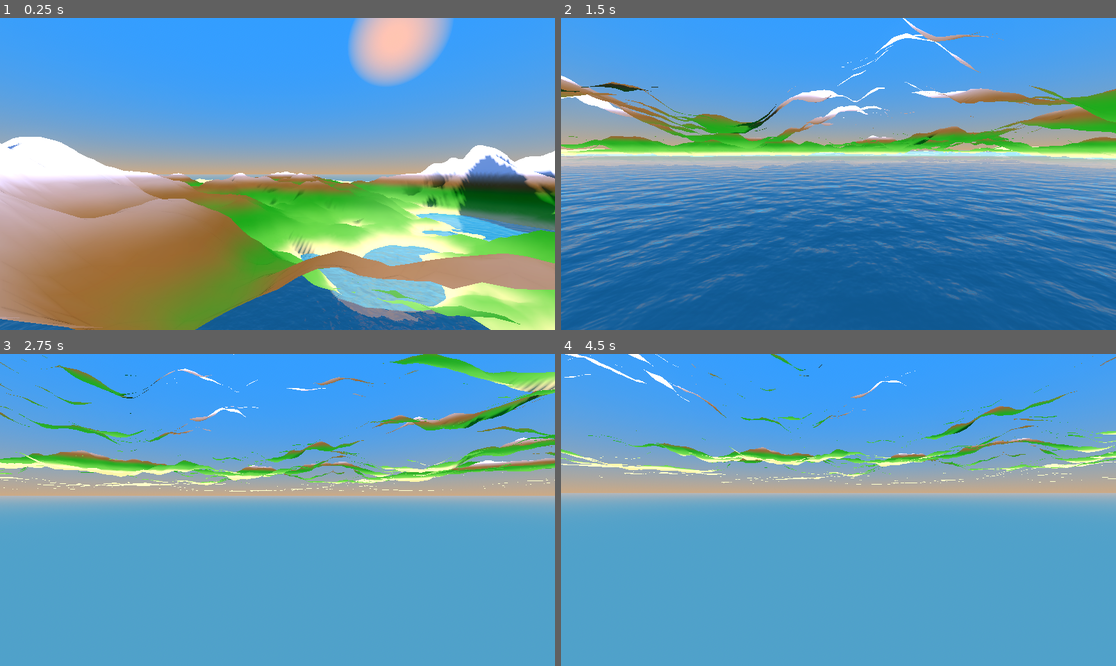
Above: before the commit, frames 1-4 (two rows, left to right).
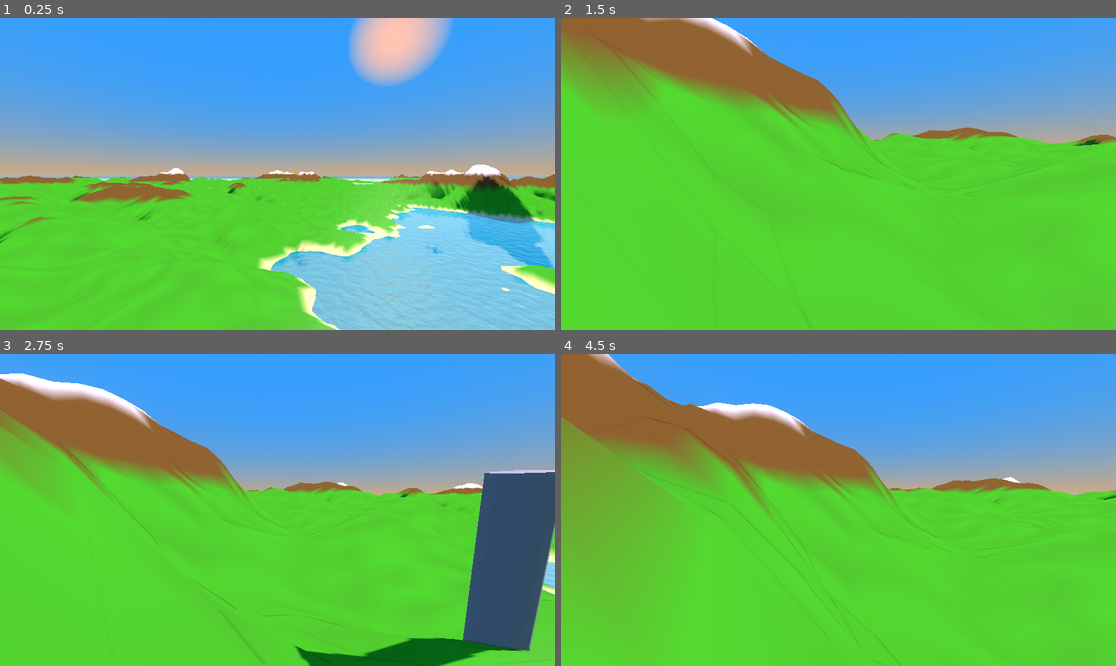
Above: after the commit, the same moments.

Repository: LeonardoLeporati7/Procedural-safari
Game: Godot game, scene res://node_2d.tscn
Same seed, same stepped clock (60 frames per second), same inputs: the game is played once before the commit and once after it.
Inputs (mouse positions are in pixels of both pictures, inside the frame that each line leads up to):
- Up to frame 1 (0.25 s): no input
- Up to frame 2 (1.5 s): tap Enter (ui_accept) at 0.5, 0.77 s; move the mouse to (960, 158) at 0.52 s; hold Right (ui_right) 0.53-1.28 s; hold A (a) 0.53-1.28 s; click (960, 158) at 0.67 s; tap D (d) at 0.8, 1.35 s; move the mouse to (810, 174) at 1.27 s; hold Up (ui_up) from 1.28 s (still down)
- Up to frame 3 (2.75 s): keep holding Up (ui_up); tap Enter (ui_accept) at 1.52 s; tap S (s) at 1.55 s; move the mouse to (288, 503) at 2.02 s; hold S (s) from 2.03 s (still down); tap W (w) at 2.3 s
- Up to frame 4 (4.5 s): keep holding Up (ui_up); move the mouse to (832, 516) at 2.77 s; release S (s) at 2.78 s; tap W (w) at 2.85 s; click (832, 516) at 2.92 s; tap Enter (ui_accept) at 3.02, 3.77 s; tap A (a) at 3.05 s; move the mouse to (877, 513) at 3.52 s; hold A (a) 3.53-4.28 s; tap D (d) at 3.8 s; move the mouse to (794, 506) at 4.27 s; tap Ctrl (ctrl) at 4.35 s

The runs differ from the first frame. In frame 1, 47% of the frame differs, in the area x 0-100%, y 38-100%; in frame 2, 80%, in the area x 0-100%, y 0-100%; in frame 3, 74%; in frame 4, 75%.

Commit message:
Resize water collider; refactor terrain generation
Set water collision shape size in acqua_2.gd to match water extents (Vector3(waterSize, 32, waterSize)).

Refactor mesh_instance_3d.gd: increase default terrain size, tweak noise parameters (mountain_freq, mountain_rarity, ridge_sharpness, macro_strength), simplify get_height math, remove unused noise_texture and COLOR_STOPS, and replace the previous multi-stop color interpolation/texture logic with a simpler height-based color banding plus coastal band. The changes streamline terrain generation, reduce complexity, and adjust visual/scale defaults.

Diff:
--- a/pistolo/acqua_2.gd
+++ b/pistolo/acqua_2.gd
@@ -10,6 +10,7 @@
 	var altezzaRel = (terr.height*(1.4))/8
 
 	self.mesh.size = Vector2(waterSize, waterSize)
+	collShape.shape.size = Vector3(waterSize, 32, waterSize)
 
 
 	print("mia altezza: " , position.y , ", altozza della capo: " , terr.height)
--- a/pistolo/mesh_instance_3d.gd
+++ b/pistolo/mesh_instance_3d.gd
@@ -1,32 +1,20 @@
 extends MeshInstance3D
 
-@export var size             := 700.0
-@export var resolution       := 1000
-@export var height           := 15
-@export var noise_scale      := 0.02
-@export var mountain_height  : float = 90.0
-@export var mountain_freq    : float = 0.003
-@export var mountain_rarity  : float = 3.0
-@export var ridge_sharpness  : float = 1.0
-@export var macro_strength   : float = 20.0
+@export var size            := 1200.0
+@export var resolution      := 1000
+@export var height          := 15
+@export var noise_scale     := 0.02
+@export var mountain_height : float = 90.0
+@export var mountain_freq   : float = 0.01
+@export var mountain_rarity : float = 4.5
+@export var ridge_sharpness : float = 0.8
+@export var macro_strength  : float = 18.0
 
 var noise          := FastNoiseLite.new()
 var noise_macro    := FastNoiseLite.new()
 var noise_mask     := FastNoiseLite.new()
 var noise_mountain := FastNoiseLite.new()
 var noise_detail   := FastNoiseLite.new()
-var noise_texture  := FastNoiseLite.new()
-
-const COLOR_STOPS := [
-	[0.00, Color(0.96, 0.85, 0.52)],
-	[0.09, Color(0.98, 0.91, 0.60)],
-	[0.22, Color(0.42, 0.76, 0.28)],
-	[0.45, Color(0.22, 0.62, 0.18)],
-	[0.65, Color(0.55, 0.42, 0.22)],
-	[0.82, Color(0.68, 0.62, 0.54)],
-	[0.92, Color(0.94, 0.97, 1.00)],
-	[1.00, Color(1.00, 1.00, 1.00)],
-]
 
 
 func _ready() -> void:
@@ -47,31 +35,21 @@
 	noise_detail.seed      = seed_value + 300
 	noise_detail.frequency = 0.05
 
-	noise_texture.seed      = seed_value + 400
-	noise_texture.frequency = 0.06
-
 	generate_terrain()
 
 
 func get_height(x: float, z: float) -> float:
-	var macro : float = noise_macro.get_noise_2d(x, z) * macro_strength
-
-	var mask : float = noise_mask.get_noise_2d(x, z)
-	mask = (mask + 1.0) * 0.5
-	mask = pow(mask, mountain_rarity)
-
-	var mountain : float = noise_mountain.get_noise_2d(x, z)
-	mountain = pow(1.0 - abs(mountain), ridge_sharpness)
-	mountain *= mountain_height
-
-	var detail : float = noise_detail.get_noise_2d(x, z) * 3.0
-
+	var macro    : float = noise_macro.get_noise_2d(x, z) * macro_strength
+	var mask     : float = noise_mask.get_noise_2d(x, z)
+	mask = pow((mask + 1.0) * 0.5, mountain_rarity)
+	var mountain : float = pow(1.0 - abs(noise_mountain.get_noise_2d(x, z)), ridge_sharpness) * mountain_height
+	var detail   : float = noise_detail.get_noise_2d(x, z) * 3.0
 	return macro + (mask * mountain) + detail
 
 
 func generate_terrain() -> void:
 	var plane := PlaneMesh.new()
-	plane.size            = Vector2(size, size)
+	plane.size           = Vector2(size, size)
 	plane.subdivide_width  = resolution
 	plane.subdivide_depth  = resolution
 
@@ -84,43 +62,27 @@
 
 	for i in vertices.size():
 		var v    := vertices[i]
-		var h    := get_height(v.x, v.z)
 		var dist : float = Vector2(v.x, v.z).length() / (size * 0.5)
 
-		var island_mask : float = clamp(1.0 - dist, 0.0, 1.0)
-		v.y = h * island_mask
+		v.y = get_height(v.x, v.z) * clamp(1.0 - dist, 0.0, 1.0)
 		vertices[i] = v
 
-		var height_percent : float = clamp((v.y + 1.0) / (height + 1.0), 0.0, 1.0)
+		var hp : float = clamp((v.y + 1.0) / (height + 1.0), 0.0, 1.0)
 
-		# ── 1. COLORE SFUMATO ─────────────────────────────────────────────
-		var base_color := Color(COLOR_STOPS[COLOR_STOPS.size() - 1][1])
-		for s in range(COLOR_STOPS.size() - 1):
-			var t0 : float = COLOR_STOPS[s][0]
-			var t1 : float = COLOR_STOPS[s + 1][0]
-			var c0 : Color = COLOR_STOPS[s][1]
-			var c1 : Color = COLOR_STOPS[s + 1][1]
-			if height_percent <= t1:
-				var t : float = (height_percent - t0) / (t1 - t0)
-				t = t * t * (3.0 - 2.0 * t)
-				base_color = c0.lerp(c1, t)
-				break
+		# ── COLORI ────────────────────────────────────────────────────────
+		if hp < 0.10:
+			colors[i] = Color(0.98, 0.91, 0.60)   # sabbia
+		elif hp < 0.60:
+			colors[i] = Color(0.35,randf_range(0.70, 0.76), 0.22)   # prato Color(randf_range(0.300, 0.325), randf_range(0.5, 0.55), randf_range(0.20, 0.25), 1.0)
+		elif hp < 0.9:
+			colors[i] = Color(0.52, 0.40, 0.22)   # roccia
+		else:
+			colors[i] = Color(1.00, 1.00, 1.00)   # neve
 
-		# ── 2. TEXTURE ────────────────────────────────────────────────────
-		var tex : float = noise_texture.get_noise_2d(v.x, v.z) * 0.04
-		colors[i] = Color(
-			clamp(base_color.r + tex,       0.0, 1.0),
-			clamp(base_color.g + tex * 0.6, 0.0, 1.0),
-			clamp(base_color.b + tex * 0.4, 0.0, 1.0),
-			1.0
-		)
-
-		# ── 3. FASCIA COSTIERA ────────────────────────────────────────────
-		var beach_start : float = 0.65
-		var beach_end   : float = 0.90
-		if dist > beach_start:
-			var t : float = smoothstep(0.0, 1.0, inverse_lerp(beach_start, beach_end, dist))
-			colors[i] = Color(0.98, 0.91, 0.60, 1.0)
+		# ── FASCIA COSTIERA ───────────────────────────────────────────────
+		if dist > 0.65:
+			var t : float = smoothstep(0.0, 1.0, inverse_lerp(0.65, 0.90, dist))
+			colors[i] = Color(0.98, 0.91, 0.60)
 			v.y -= t * 5.0
 			vertices[i] = v
 
